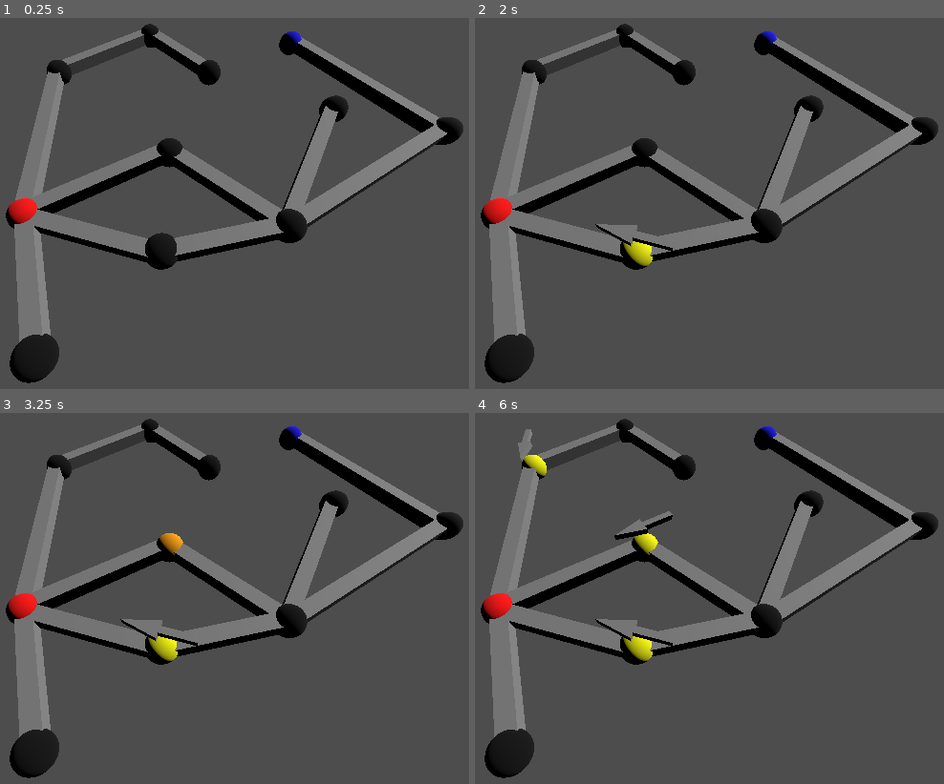
Above: before the commit, frames 1-4 (two rows, left to right).
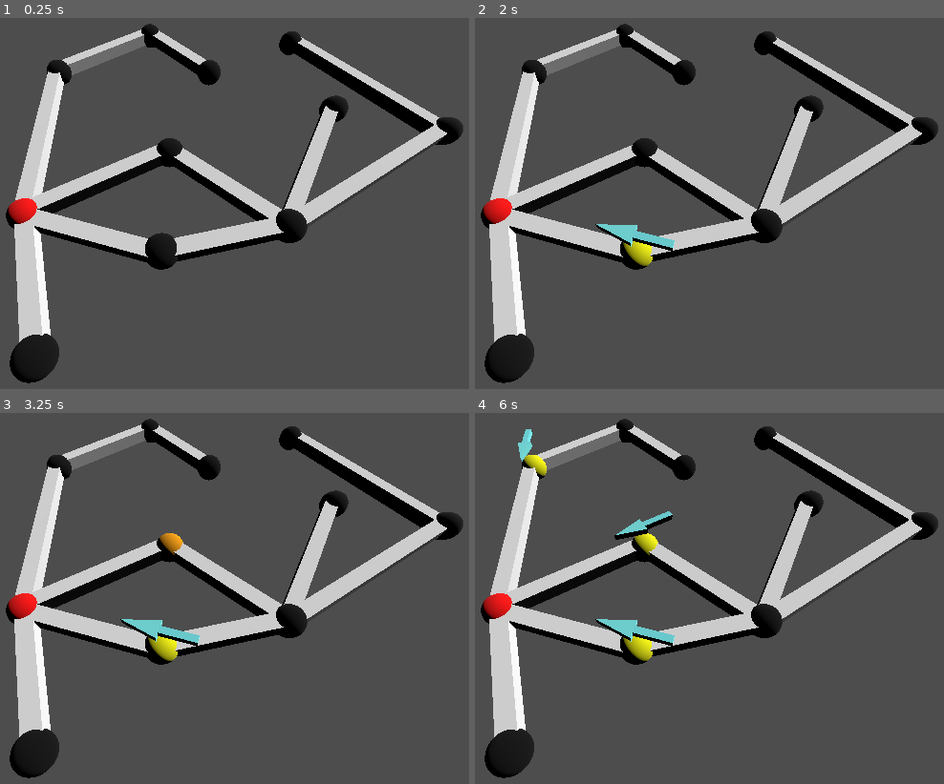
Above: after the commit, the same moments.

Repository: NotYetTerminal/Interactive-Map-SETU-Carlow
Game: Godot game, scene res://a-star-pathfinding/pathfinding_root.tscn
The game is run twice, just before and just after one commit, with the same random seed, the same clock (stepped at 60 frames per second) and the same inputs.
Inputs:
- Up to frame 1 (0.25 s): no input
- Up to frame 2 (2 s): tap Enter at 0.5 s; tap Space at 1.25 s
- Up to frame 3 (3.25 s): tap Enter at 2.75 s
- Up to frame 4 (6 s): tap Space at 3.5, 5 s; tap Enter at 4.25 s

The runs differ from the first frame. In frame 1, 12% of the frame differs, in the area x 3-96%, y 3-88%; in frame 2, 12%; in frame 3, 12%; in frame 4, 12%.

Commit message:
Added null pointer checks

Diff:
--- a/interactive-map-of-setu-carlow/a-star-pathfinding/pathfinding_root.tscn
+++ b/interactive-map-of-setu-carlow/a-star-pathfinding/pathfinding_root.tscn
@@ -1,9 +1,12 @@
-[gd_scene load_steps=4 format=3 uid="uid://cqqfa42dwayvk"]
+[gd_scene load_steps=5 format=3 uid="uid://cqqfa42dwayvk"]
 
 [ext_resource type="Script" path="res://a-star-pathfinding/pathfinding_root.gd" id="1_c12ye"]
 [ext_resource type="PackedScene" uid="uid://ca3jxbsskiaei" path="res://a-star-pathfinding/waypoint.tscn" id="1_q1hga"]
 
+[sub_resource type="StandardMaterial3D" id="StandardMaterial3D_20e1t"]
+
 [sub_resource type="BoxMesh" id="BoxMesh_f0utd"]
+material = SubResource("StandardMaterial3D_20e1t")
 
 [node name="PathfindingRoot" type="Node3D" node_paths=PackedStringArray("starting_waypoint", "end_waypoint")]
 script = ExtResource("1_c12ye")
--- a/interactive-map-of-setu-carlow/a-star-pathfinding/waypoint.gd
+++ b/interactive-map-of-setu-carlow/a-star-pathfinding/waypoint.gd
@@ -1,6 +1,7 @@
 # Script for waypoint for A* pathfinding
 # Author: Gábor Major
-# Date modified: 2024-10-13
+# Date modified: 2024-11-10
+
 extends Node3D
 class_name Waypoint
 
@@ -26,10 +27,19 @@
 
 
 func set_colour(new_colour: Color) -> void:
+	if from_waypoint == null && new_colour == Color.MAGENTA:
+		new_colour = Color.MAGENTA
+
 	var material: StandardMaterial3D = StandardMaterial3D.new()
 	material.albedo_color = new_colour
-	var mesh_instance: MeshInstance3D = get_child(0)
-	mesh_instance.set_surface_override_material(0, material)
+	if new_colour == Color.BLUE:
+		var arrow_mesh_instance: MeshInstance3D = get_node("Arrow").get_child(0)
+		arrow_mesh_instance.set_surface_override_material(0, material)
+		arrow_mesh_instance = get_node("Arrow").get_child(1)
+		arrow_mesh_instance.set_surface_override_material(0, material)
+	else:
+		var mesh_instance: MeshInstance3D = get_child(0)
+		mesh_instance.set_surface_override_material(0, material)
 
 
 func rotate_arrow(towards_node: Waypoint) -> void:
@@ -41,4 +51,7 @@
 func found() -> void:
 	set_colour(Color.BLUE)
 	await get_tree().create_timer(1).timeout
-	await from_waypoint.found()
+	if from_waypoint != null:
+		await from_waypoint.found()
+	else:
+		print("Finished")
--- a/interactive-map-of-setu-carlow/a-star-pathfinding/waypoint.tscn
+++ b/interactive-map-of-setu-carlow/a-star-pathfinding/waypoint.tscn
@@ -1,13 +1,21 @@
-[gd_scene load_steps=5 format=3 uid="uid://ca3jxbsskiaei"]
+[gd_scene load_steps=7 format=3 uid="uid://ca3jxbsskiaei"]
 
 [ext_resource type="Script" path="res://a-star-pathfinding/waypoint.gd" id="1_dapji"]
 
 [sub_resource type="SphereMesh" id="SphereMesh_kajay"]
 
+[sub_resource type="StandardMaterial3D" id="StandardMaterial3D_jx5o3"]
+albedo_color = Color(0.533333, 1, 1, 1)
+
 [sub_resource type="PrismMesh" id="PrismMesh_5x5cw"]
+material = SubResource("StandardMaterial3D_jx5o3")
 size = Vector3(0.5, 1, 0.2)
 
+[sub_resource type="StandardMaterial3D" id="StandardMaterial3D_ai5mm"]
+albedo_color = Color(0.51, 0.983667, 1, 1)
+
 [sub_resource type="BoxMesh" id="BoxMesh_rm75n"]
+material = SubResource("StandardMaterial3D_ai5mm")
 size = Vector3(0.2, 0.2, 1)
 
 [node name="Waypoint" type="Node3D"]
